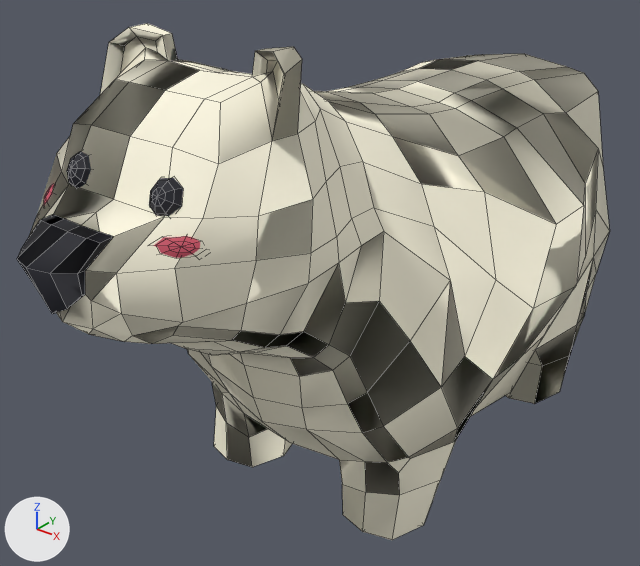
An edit to the FBX model Patte d'Ours/Assets/Ours/Iddle.fbx, drawn before and after from the same camera.
Rendered twice from a camera (50 mm lens) standing at (0.0376, -0.0397, 0.0513) and looking at (-0.0026, 0.0106, 0.0201). Every picture has the same lights, and +X, +Y and +Z are marked at lower left. Mesh edges are drawn as thin lines. Where no turn or scale is listed for an object, it has been applied to the vertices.

The first picture shows 'MAS_Bearu_SK'.
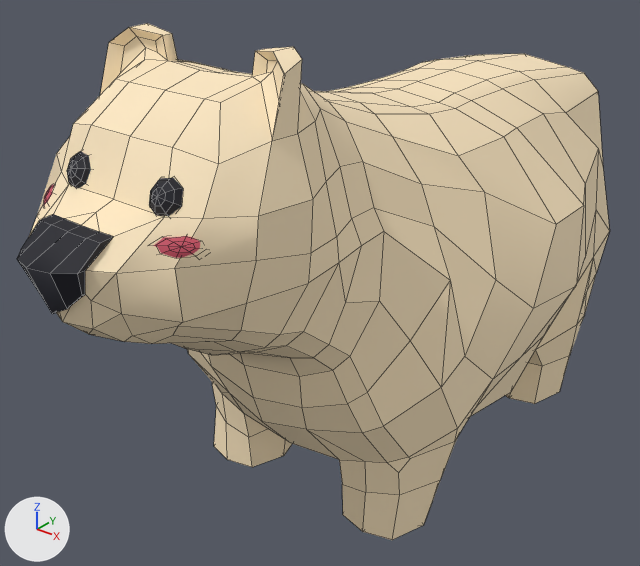
The change in detail:
Material 'blinn1' (mat_blinn1) is new.
Its base color is (1.0, 0.82, 0.549) (beige #ffeac4).
Its roughness is 0.749.
me_mesh has 556 vertices, 582 faces and spans x -0.0153..0.0125, y -0.0167..0.0454, z 0.0044..0.0418.
me_mesh is used by ob_mas_bearu_sk; location (0.00118, 0.0, 0.0).
me_mesh part 1: edges marked sharp go from 1089 to 1045.
me_mesh part 2: all 466 faces that had it switch from mat_bear_fur (white #fffae3) to mat_blinn1 (beige #ffeac4).

Where the change shows, as pixel boxes [x1, y1, x2, y2] in the pictures (640 x 566 px):
'MAS_Bearu_SK', recoloured, shading changed (white to beige)
    both: [17, 23, 610, 540]
part 1 of me_mesh, shading changed
    both: [17, 151, 200, 314]
part 2 of me_mesh, recoloured (white to beige)
    both: [29, 23, 610, 540]
